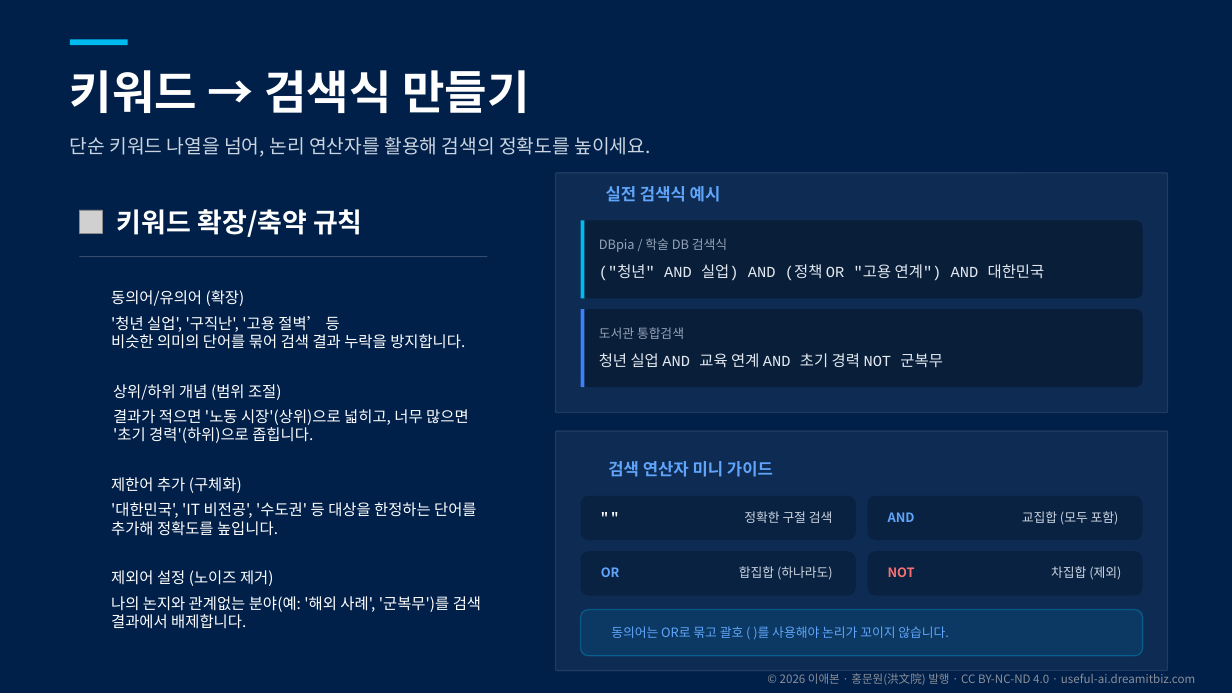
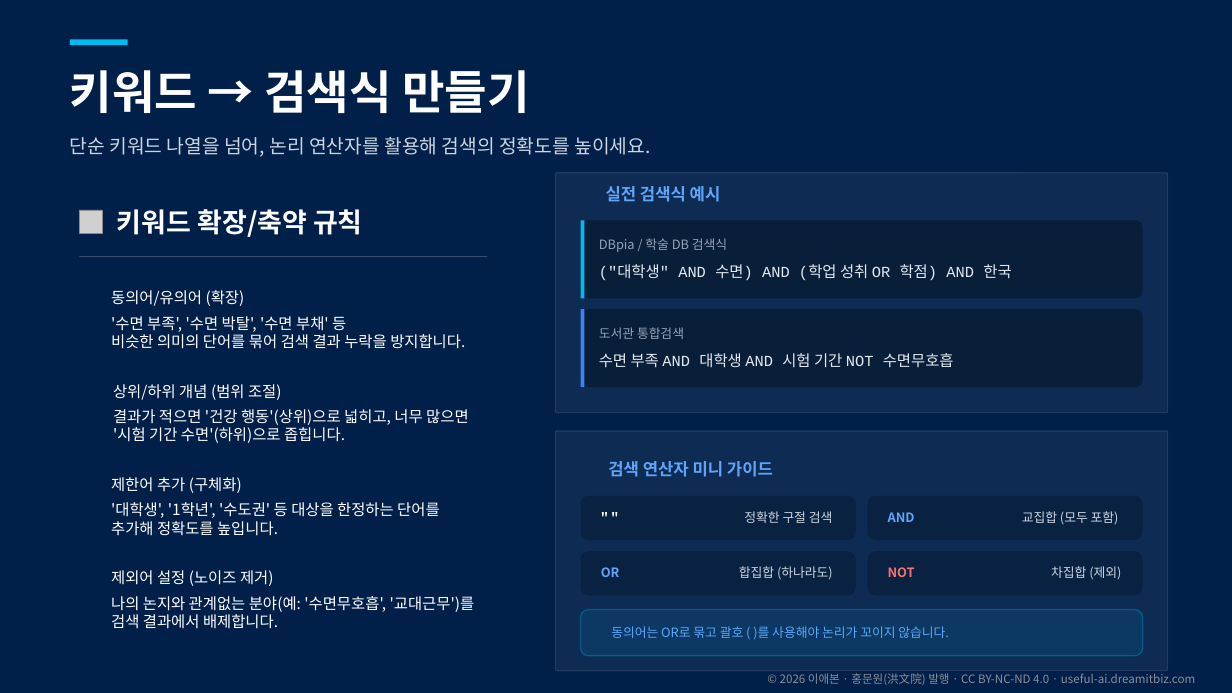
Before and after one commit to aebonlee/materials, a slide deck: slide 21 of library/b06-report-writing/b06-report-writing.pptx. Drawn at 1232x693 pixels with LibreOffice and Linux fonts; fonts in the diff are those of the drawing; grey boxes stand for pictures; background and template pictures are left out. Boxes give left, top, right and bottom in pixels: in the first picture for what was removed or moved away, otherwise in the second. Text is boxed around its words. In the diff, an @@ line names an element or a change of style, - is before the commit and + after.

```diff
--- a/library/b06-report-writing/b06-report-writing.pptx
+++ b/library/b06-report-writing/b06-report-writing.pptx
@@ text at (599,264,1011,280): text changed @@
-("청년" AND 실업) AND (정책 OR "고용 연계") AND 대한민국
+("대학생" AND 수면) AND (학업 성취 OR 학점) AND 한국
@@ text at (111,316,346,332): text changed @@
-'청년 실업', '구직난', '고용 절벽’ 등
+'수면 부족', '수면 박탈', '수면 부채' 등
@@ text at (599,353,954,368): text changed @@
-청년 실업 AND 교육 연계 AND 초기 경력 NOT 군복무
+수면 부족 AND 대학생 AND 시험 기간 NOT 수면무호흡
@@ text at (113,409,468,443): text changed @@
-결과가 적으면 '노동 시장'(상위)으로 넓히고, 너무 많으면 '초기 경력'(하위)으로 좁힙니다.
+결과가 적으면 '건강 행동'(상위)으로 넓히고, 너무 많으면 '시험 기간 수면'(하위)으로 좁힙니다.
@@ text at (111,502,439,518): text changed @@
-'대한민국', 'IT 비전공', '수도권' 등 대상을 한정하는 단어를
+'대학생', '1학년', '수도권' 등 대상을 한정하는 단어를
@@ text at (111,596,475,629): text changed @@
-나의 논지와 관계없는 분야(예: '해외 사례', '군복무')를 검색 결과에서 배제합니다.
+나의 논지와 관계없는 분야(예: '수면무호흡', '교대근무')를 검색 결과에서 배제합니다.
```
Also in this commit, not shown: 18 other slides changed, 44 other files.
